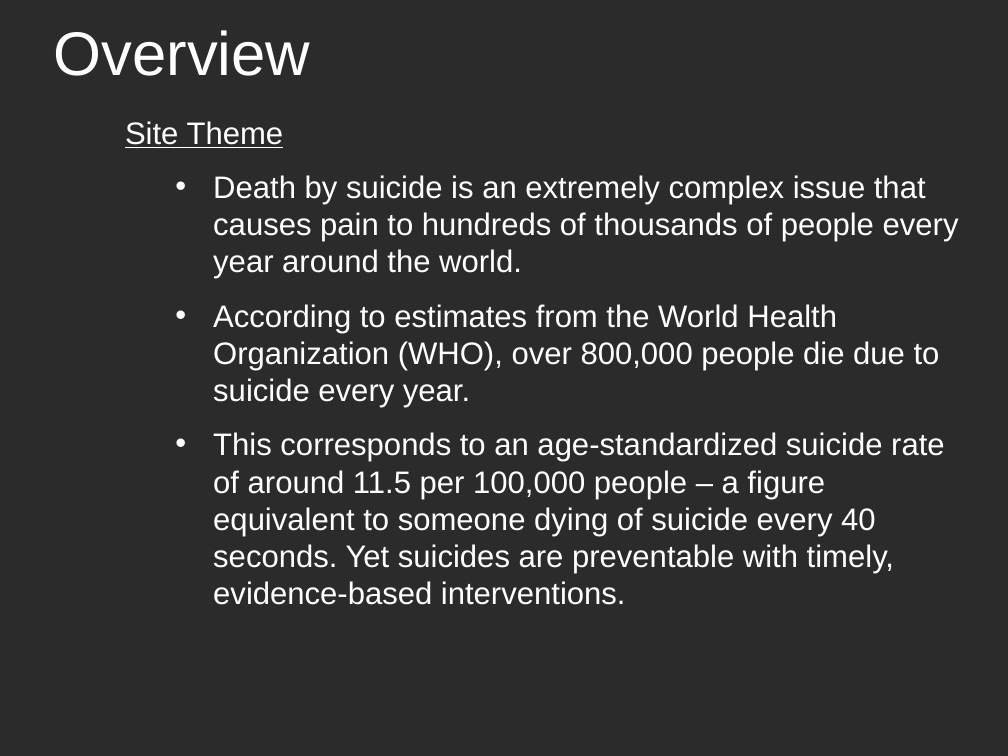
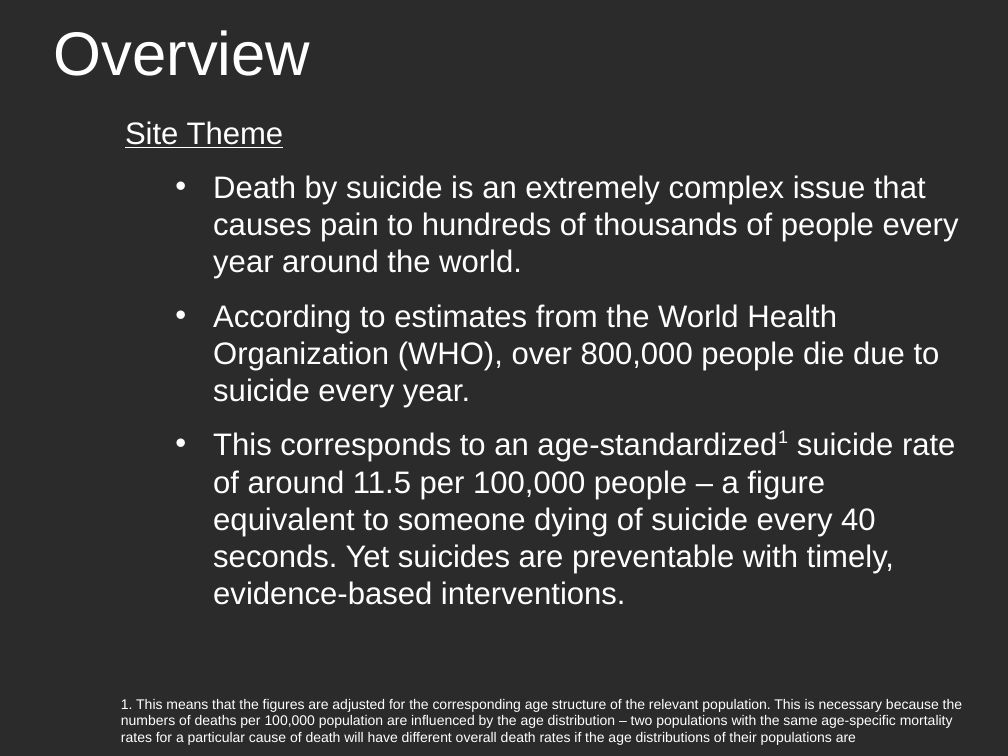
Before and after one commit to salizadeh10/Suicide-Perspectives, a slide deck: slide 2 of Project Overview - 121018.ppt. Drawn at 1008x756 pixels with LibreOffice and Linux fonts; fonts in the diff are those of the drawing; background and template pictures are left out; a plain dark background stands for a picture behind light text. Boxes give left, top, right and bottom in pixels: in the first picture for what was removed or moved away, otherwise in the second. Text is boxed around its words. In the diff, an @@ line names an element or a change of style, - is before the commit and + after.

```diff
--- a/Project Overview - 121018.ppt
+++ b/Project Overview - 121018.ppt
@@ text at [213,432,955,605]: text changed @@
-  • This corresponds to an age-standardized suicide rate of around 11.5 per 100,000 people – a figure equivalent to someone dying of suicide every 40 seconds. Yet suicides are preventable with timely, evidence-based interventions.
+  • This corresponds to an age-standardized1 suicide rate of around 11.5 per 100,000 people – a figure equivalent to someone dying of suicide every 40 seconds. Yet suicides are preventable with timely, evidence-based interventions.
@@ text added at [121,699,962,745], 10 pt, text #FFFFFF @@
+1. This means that the figures are adjusted for the corresponding age structure of the relevant population. This is necessary because the numbers of deaths per 100,000 population are influenced by the age distribution – two populations with the same age-specific mortality rates for a particular cause of death will have different overall death rates if the age distributions of their populations are
```
Also in this commit, not shown: 2 other slides changed.
